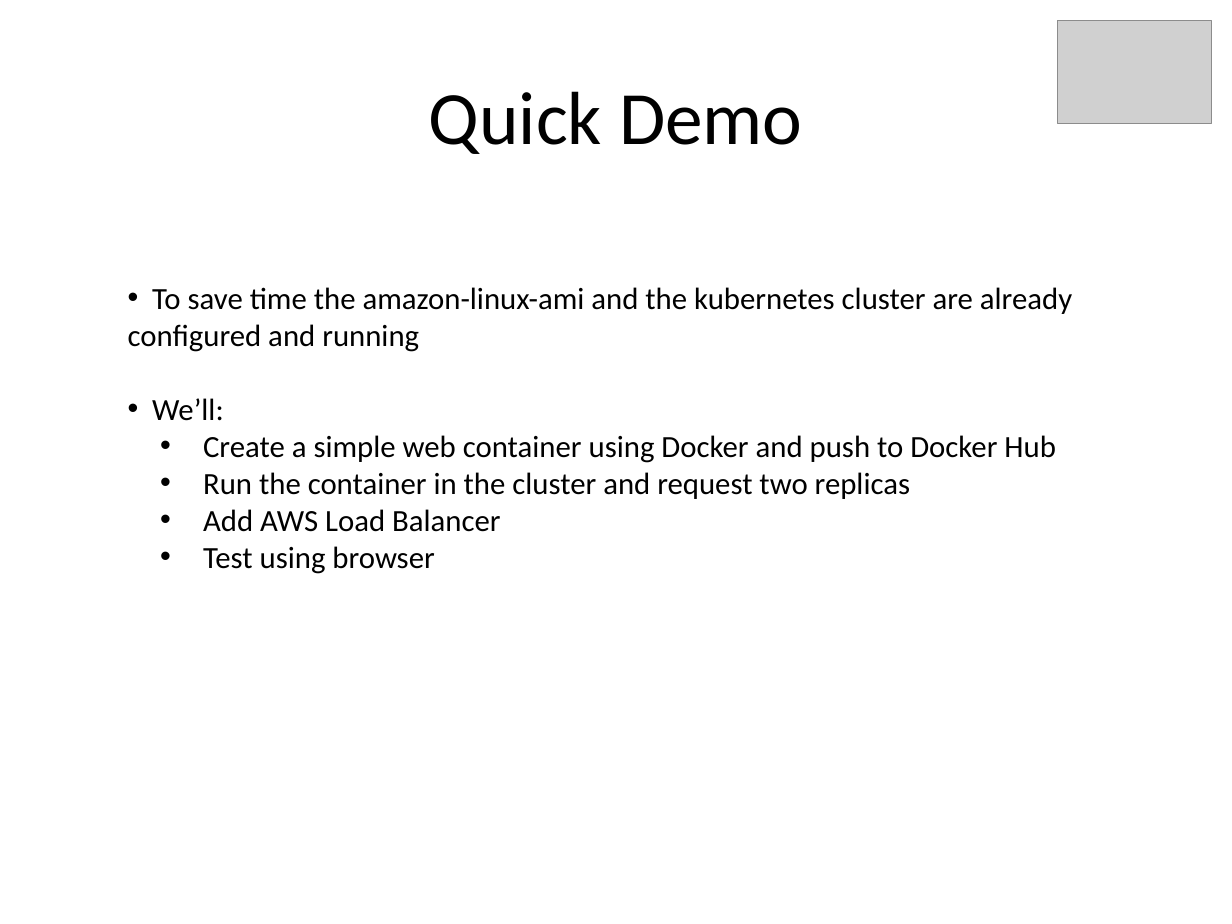
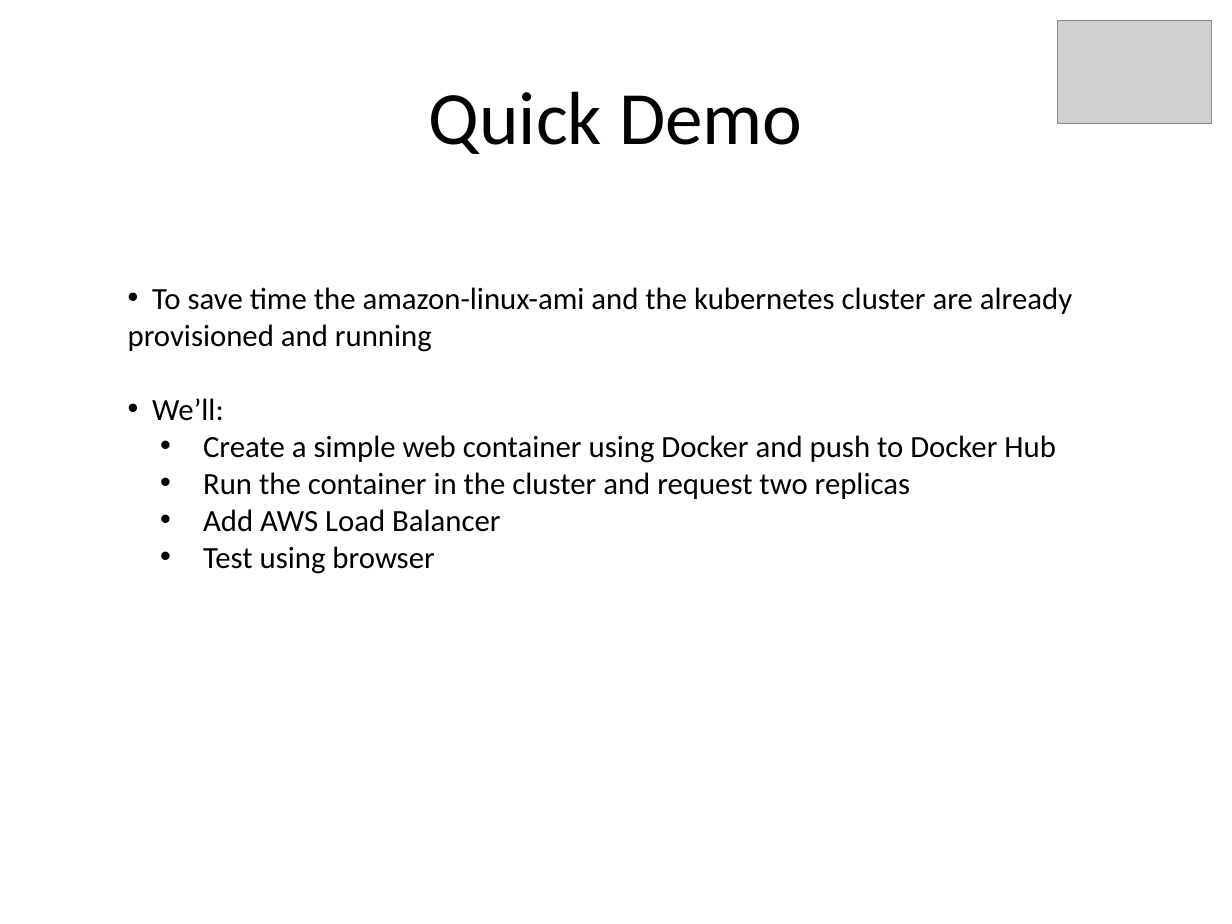
Before and after one commit to kskalvar/kubernetes-aws, a slide deck: slide 7 of docs/Kubernetes-on-AWS-QuickStart.pptx. Drawn at 1232x924 pixels with LibreOffice and Linux fonts; fonts in the diff are those of the drawing; grey boxes stand for pictures. Boxes give left, top, right and bottom in pixels: in the first picture for what was removed or moved away, otherwise in the second. Text is boxed around its words. In the diff, an @@ line names an element or a change of style, - is before the commit and + after.

```diff
--- a/docs/Kubernetes-on-AWS-QuickStart.pptx
+++ b/docs/Kubernetes-on-AWS-QuickStart.pptx
@@ text at [128,287,1072,352]: text changed @@
-• To save time the amazon-linux-ami and the kubernetes cluster are already configured and running
+• To save time the amazon-linux-ami and the kubernetes cluster are already provisioned and running
```
Also in this commit, not shown: 4 other slides changed, 3 other files.
